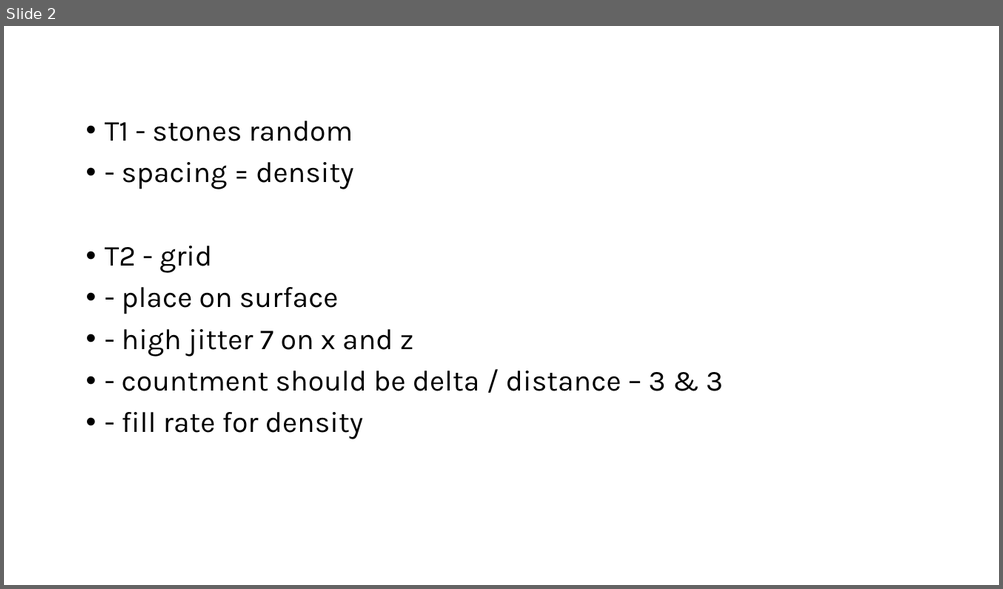
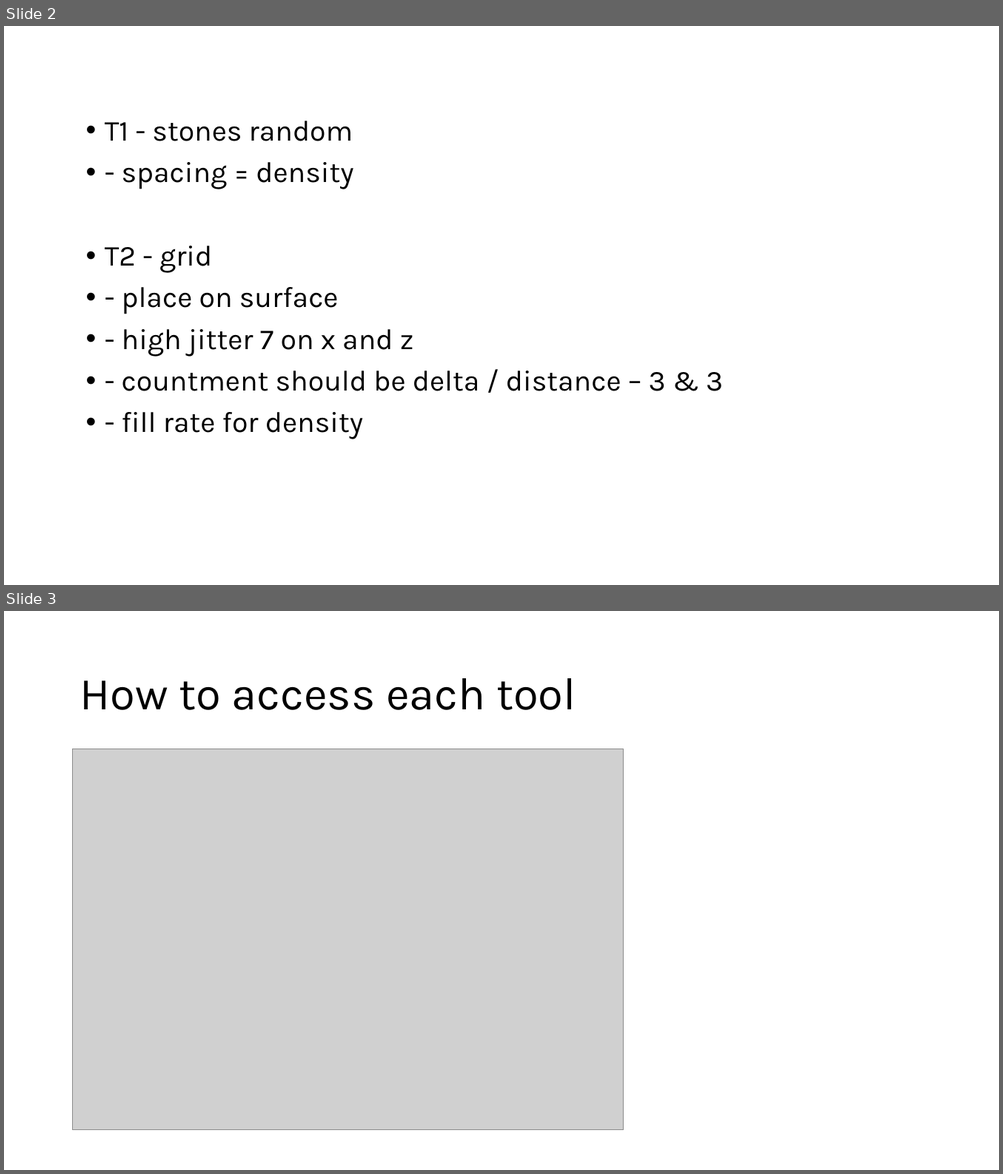
Before and after one commit to D761454/Tools-Development, a slide deck: PaletteInstructions.pptx. Shown one above the other, each under a label of ours: slide 2 before the commit, slides 2 and 3 after it. The pictures are 1003x589 and 1003x1174 pixels, drawn with LibreOffice and Linux fonts; fonts in the diff are those of the drawing; grey boxes stand for pictures. Boxes give left, top, right and bottom in pixels: in the first picture for what was removed or moved away, otherwise in the second. Text is boxed around its words. In the diff, an @@ line names an element or a change of style, - is before the commit and + after.

```diff
--- a/PaletteInstructions.pptx
+++ b/PaletteInstructions.pptx
@@ slide 3 added at <box>4,611,999,1170</box>, background #FFFFFF @@
@@ title added at <box>79,678,576,710</box>, 44 pt, text #000000 @@
+How to access each tool
@@ picture added at <box>73,749,624,1131</box> @@
```
